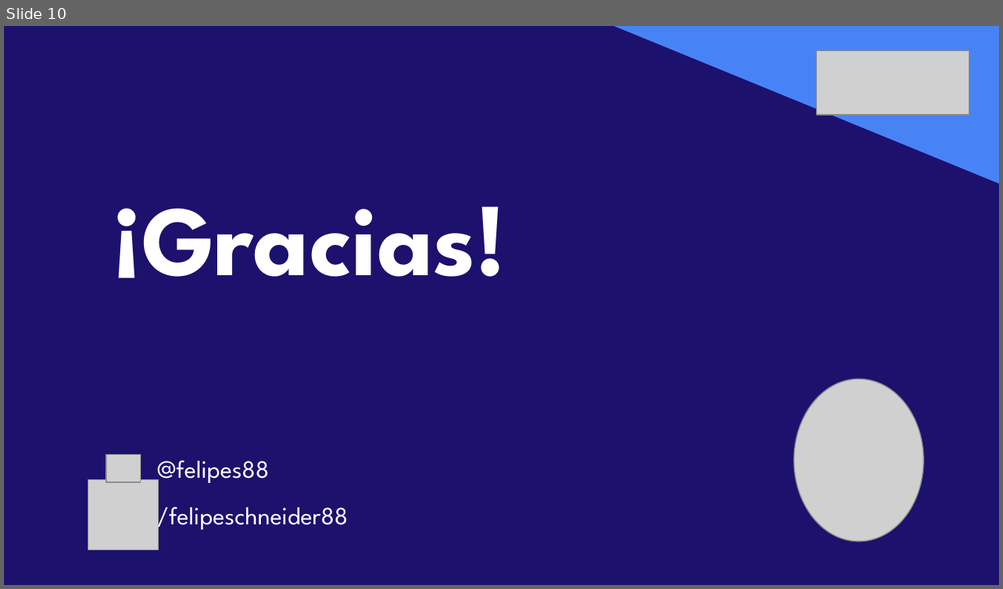
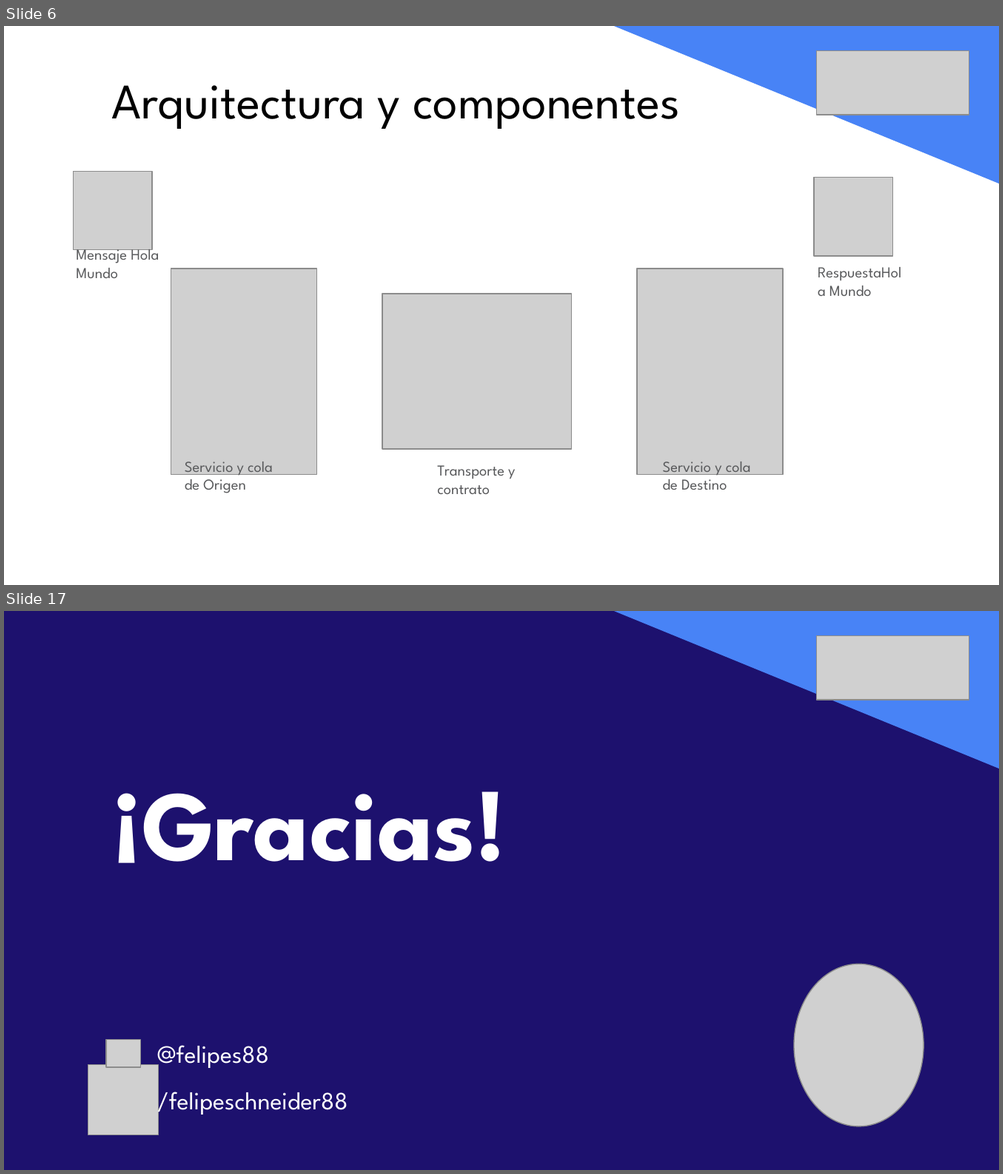
Before and after one commit to felipeschneider88/charlas, a slide deck: vOpen2019/vOpen19-UY-FelipeSchneider.pptx. Shown one above the other, each under a label of ours: slide 10 before the commit, slides 6 and 17 after it; the slides between them are not shown. The pictures are 1003x589 and 1003x1174 pixels, drawn with LibreOffice and Linux fonts; fonts in the diff are those of the drawing; grey boxes stand for pictures. Boxes give left, top, right and bottom in pixels: in the first picture for what was removed or moved away, otherwise in the second. Text is boxed around its words. In the diff, an @@ line names an element or a change of style, - is before the commit and + after.

Commit message:
Presentacion final
Se agregó imagen de arquitectura y se modifico script para que use la base HolaMundo

```diff
--- a/vOpen2019/vOpen19-UY-FelipeSchneider.pptx
+++ b/vOpen2019/vOpen19-UY-FelipeSchneider.pptx
@@ slide 6 added at <box>4,26,999,585</box>, background #FFFFFF @@
@@ right triangle added at <box>614,26,999,184</box>, fill #4883F6 @@
@@ picture added at <box>817,51,970,115</box> @@
@@ text added at <box>111,85,680,129</box>, 36 pt, text #000000 @@
+Arquitectura y componentes
@@ picture added at <box>74,171,152,249</box> @@
@@ picture added at <box>814,177,892,255</box> @@
@@ text added at <box>76,245,159,278</box>, 11 pt, text #58595B @@
+Mensaje Hola Mundo
@@ picture added at <box>171,269,317,474</box> @@
@@ picture added at <box>637,269,782,474</box> @@
@@ text added at <box>829,286,871,296</box>, 11 pt, text #58595B @@
+RespuestaHola Mundo
@@ picture added at <box>382,294,571,449</box> @@
@@ text added at <box>185,462,273,494</box>, 11 pt, text #58595B @@
+Servicio y cola de Origen
@@ text added at <box>437,466,515,494</box>, 11 pt, text #58595B @@
+Transporte y contrato
@@ text added at <box>663,462,751,490</box>, 11 pt, text #58595B @@
+Servicio y cola de Destino
@@ what was slide 10 is now slide 17 @@
```
Also in this commit, not shown: 2 slides changed, 10 other slides added, 4 slides removed, 2 other files.
